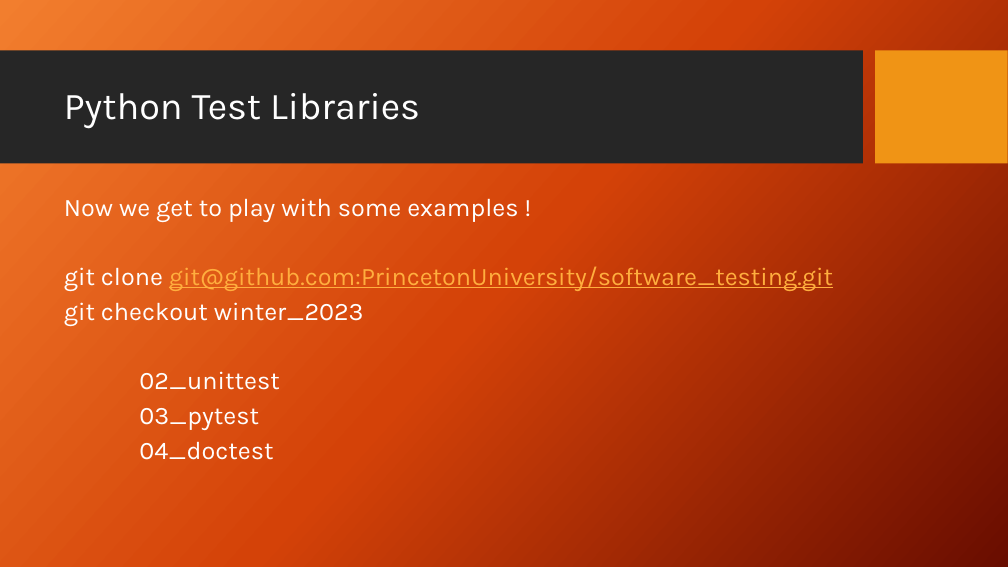
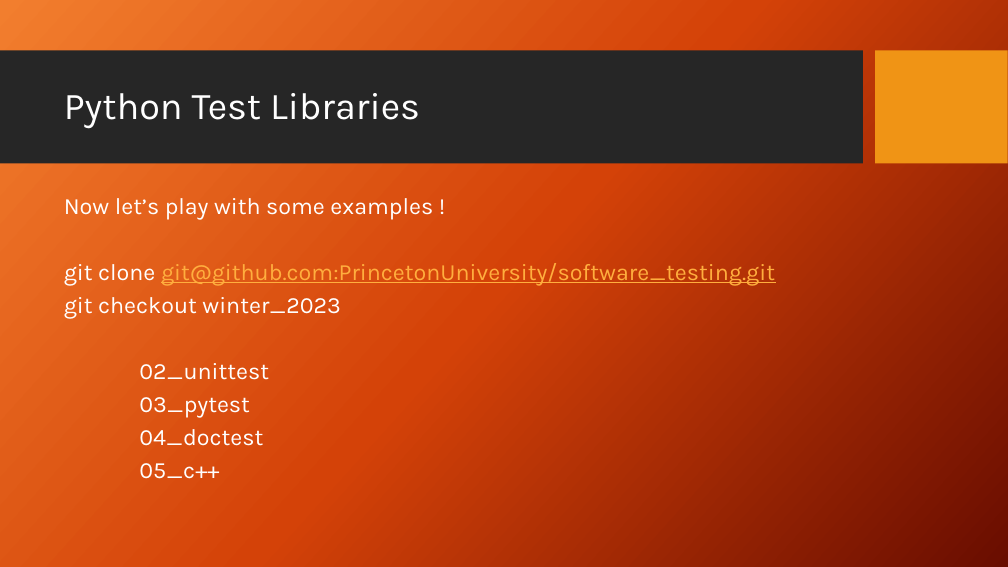
Before and after one commit to PrincetonUniversity/software_testing, a slide deck: slide 6 of UnitTestingSlides.pptx. Drawn at 1008x567 pixels with LibreOffice and Linux fonts; fonts in the diff are those of the drawing; background and template pictures are left out. Boxes give left, top, right and bottom in pixels: in the first picture for what was removed or moved away, otherwise in the second. Text is boxed around its words. In the diff, an @@ line names an element or a change of style, - is before the commit and + after.

```diff
--- a/UnitTestingSlides.pptx
+++ b/UnitTestingSlides.pptx
@@ text at bbox=[64, 198, 433, 220]: text changed; size 24 to 22.2 pt @@
-Now we get to play with some examples !
+Now let’s play with some examples !
@@ text at bbox=[64, 263, 775, 446]: size 24 to 22.2 pt in "git clone git@github.com:PrincetonUniversity/software_testin ...", "git checkout winter_2023", "02_unittest", "03_pytest" and 1 more places @@
@@ text at bbox=[139, 463, 219, 479]: paragraph added @@
+05_c++
```
Also in this commit, not shown: 9 other slides changed, 2 slides added, 9 other files.
